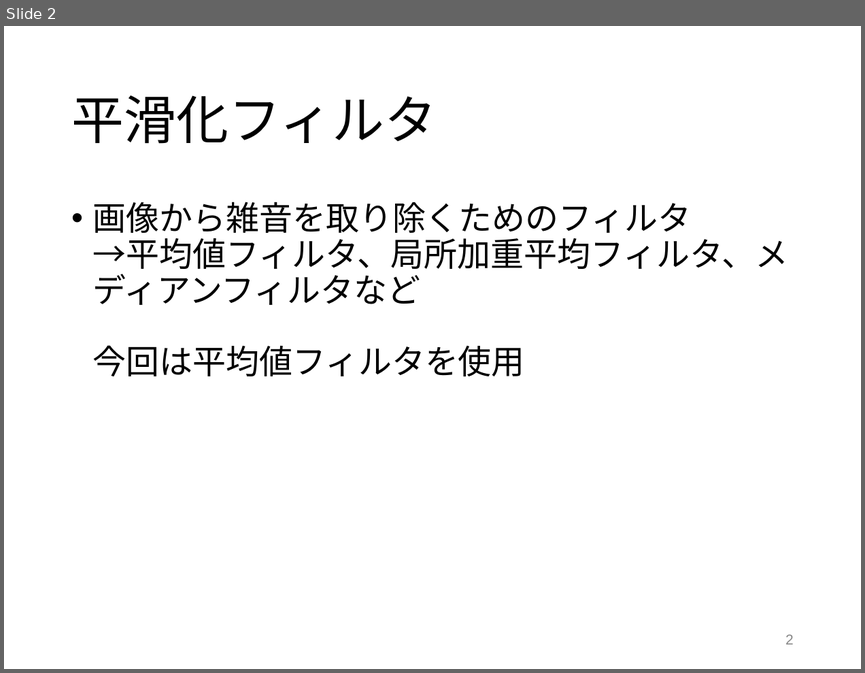
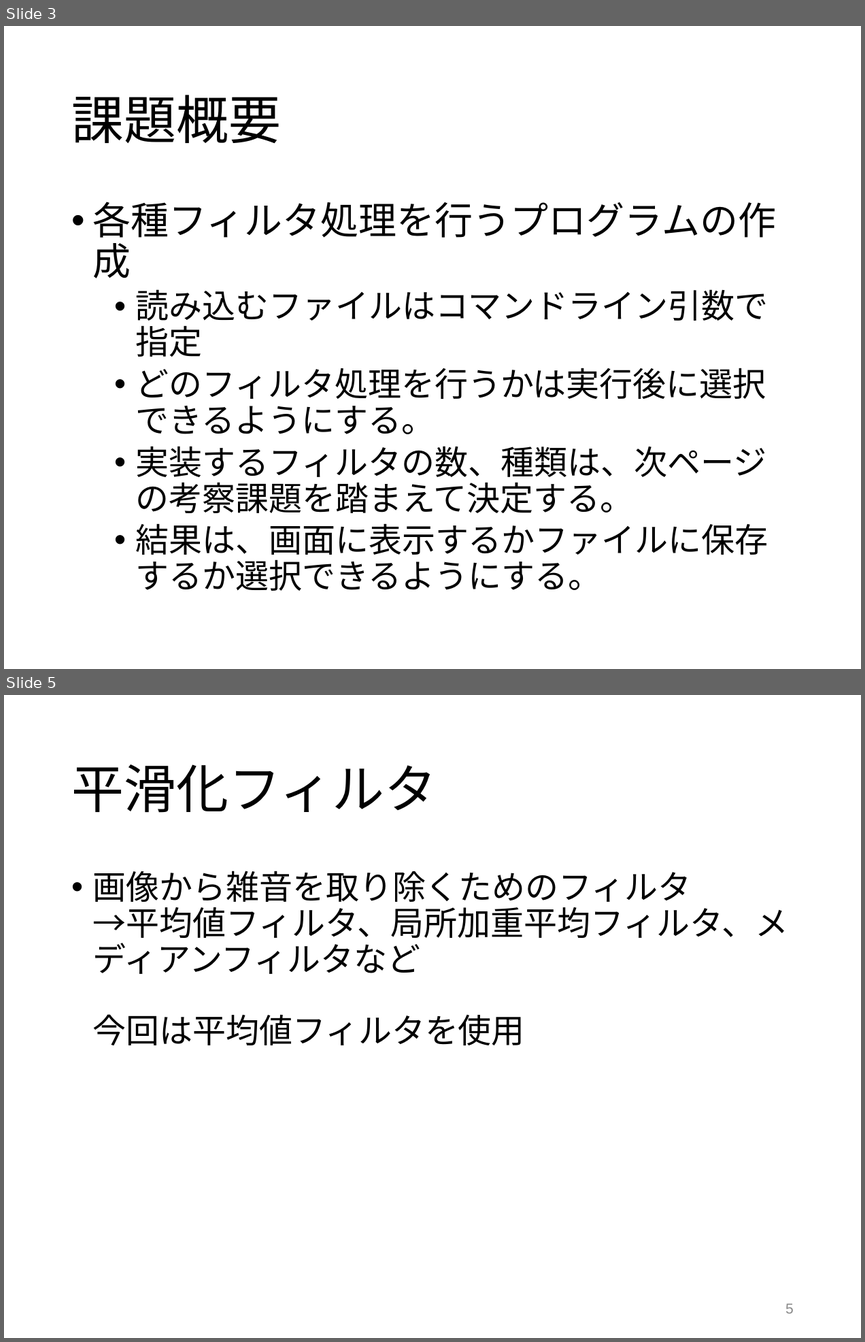
Before and after one commit to tamu0106/IN4_exp, a slide deck: exp_c/slide/exp_C.pptx. Shown one above the other, each under a label of ours: slide 2 before the commit, slides 3 and 5 after it; the slides between them are not shown. The pictures are 865x673 and 865x1342 pixels, drawn with LibreOffice and Linux fonts; fonts in the diff are those of the drawing. Boxes give left, top, right and bottom in pixels: in the first picture for what was removed or moved away, otherwise in the second. Text is boxed around its words. In the diff, an @@ line names an element or a change of style, - is before the commit and + after.

```diff
--- a/exp_c/slide/exp_C.pptx
+++ b/exp_c/slide/exp_C.pptx
@@ slide 3 added at (4,26,861,669), background #FFFFFF @@
@@ title added at (71,95,281,144), 44 pt, text #000000 @@
+課題概要
@@ text added at (93,201,776,590), 28 pt, text #000000 @@
+• 各種フィルタ処理を行うプログラムの作成
+  • 読み込むファイルはコマンドライン引数で指定
+  • どのフィルタ処理を行うかは実行後に選択できるようにする。
+  • 実装するフィルタの数、種類は、次ページの考察課題を踏まえて決定する。
+  • 結果は、画面に表示するかファイルに保存するか選択できるようにする。
@@ what was slide 2 is now slide 5 @@
@@ page number at (785,1303,793,1313): text changed @@
-2
+5
```
Also in this commit, not shown: 2 slides changed, 5 other slides added.
